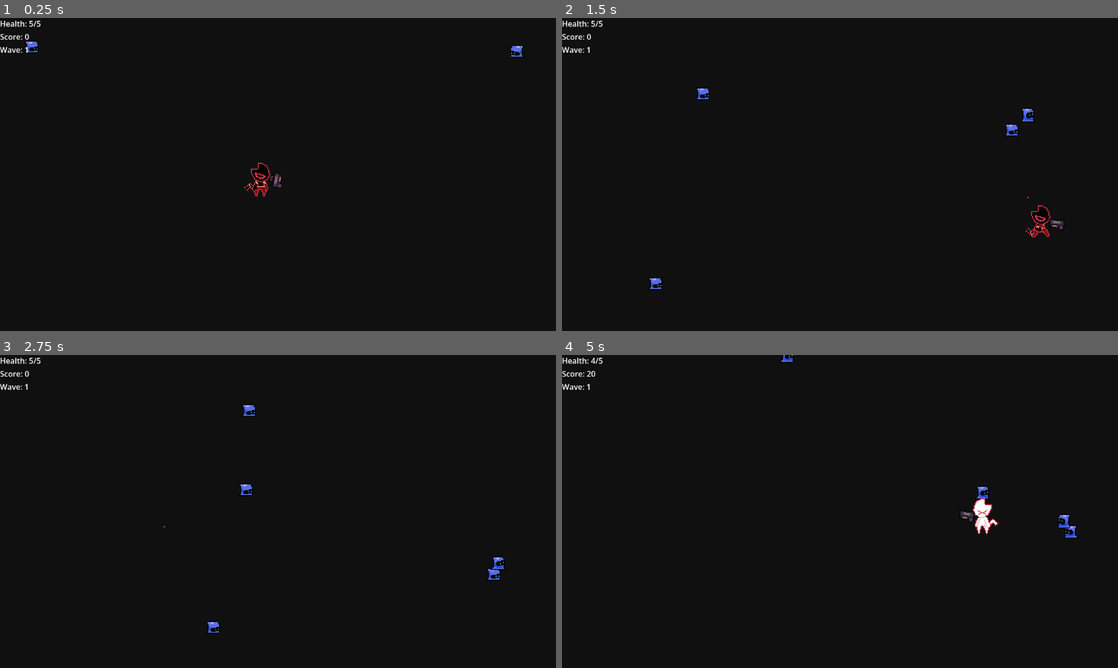
Above: before the commit, frames 1-4 (two rows, left to right).
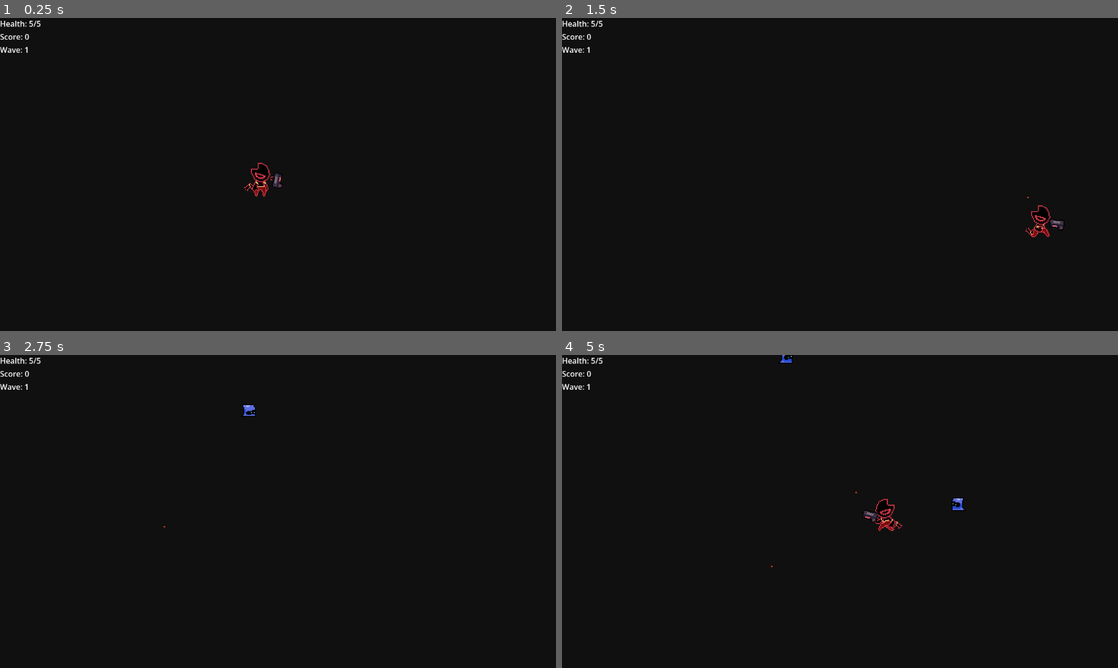
Above: after the commit, the same moments.

Repository: LucMat50/CS4800_ClassProject
Game: Godot game, scene res://scenes/main_game.tscn
Two runs of this game, one before a commit and one after it. Both use one fixed random seed, a clock stepped at 60 frames per second and the inputs below. This scene is started directly instead of the project's main scene.
Inputs (mouse positions are in pixels of both pictures, inside the frame that each line leads up to):
- Up to frame 1 (0.25 s): no input
- Up to frame 2 (1.5 s): move the mouse to (962, 158) at 0.52 s; hold Right (move_right) 0.53-1.28 s; hold Shift (run) 0.53-1.28 s; move the mouse to (728, 190) at 1.27 s; hold Down (move_down) from 1.28 s (still down); tap Space (shoot) at 1.35 s
- Up to frame 3 (2.75 s): move the mouse to (333, 442) at 2.02 s; release Down (move_down) at 2.03 s; hold Right (move_right) from 2.03 s (still down); hold Shift (run) from 2.03 s (still down)
- Up to frame 4 (5 s): move the mouse to (812, 574) at 2.77 s; release Right (move_right) at 2.78 s; release Shift (run) at 2.78 s; hold Up (move_up) 2.78-3.53 s; tap Space (shoot) at 2.85, 4.35 s; move the mouse to (1006, 558) at 3.52 s; hold Shift (run) 3.53-4.28 s; hold Left (move_left) from 3.53 s (still down); move the mouse to (673, 464) at 4.27 s

The runs differ from the first frame. In frame 1, 0.1% of the frame differs, in the area x 4-94%, y 7-13%; in frame 2, 0.2%; in frame 3, 0.2%; in frame 4, 0.8%, in the area x 4-93%, y 0-68%.
Error after the commit: Invalid call. Nonexistent function 'get_children' in base 'Nil'. (res://scripts/GameManager.gd:41)

Commit message:
fixing root node errors

Diff:
--- a/cs-4800-unnamed-game/scenes/main_game.tscn
+++ b/cs-4800-unnamed-game/scenes/main_game.tscn
@@ -95,8 +95,3 @@
 
 [node name="GameManager" type="Node" parent="." unique_id=712264874]
 script = ExtResource("3_d2op2")
-time_between_spawns = null
-time_between_waves = null
-base_enemies_per_wave = null
-additional_enemies_per_wave = null
-boss_wave = null
--- a/cs-4800-unnamed-game/scripts/GameManager.gd
+++ b/cs-4800-unnamed-game/scripts/GameManager.gd
@@ -27,10 +27,10 @@
 var current_ai_state: String = "Normal"
 
 @onready var main = get_tree().current_scene
-@onready var player = main.get_node("Player")
-@onready var enemy_container = main.get_node("Enemies")
-@onready var spawn_points_parent = main.get_node("SpawnPoints")
-@onready var hud = main.get_node("HUD")
+@onready var player = null
+@onready var enemy_container = null
+@onready var spawn_points_parent = null
+@onready var hud = null
 
 
 var spawn_points: Array[Marker2D] = []
--- a/cs-4800-unnamed-game/scripts/HUD.gd
+++ b/cs-4800-unnamed-game/scripts/HUD.gd
@@ -11,6 +11,7 @@
 @onready var quit_button = $CenterContainer/VBoxContainer/QuitButton
 
 func _ready() -> void:
+	GameManager.hud = self
 	process_mode = Node.PROCESS_MODE_ALWAYS  # important for buttons when paused
 
 	if game_over_label != null:
--- a/cs-4800-unnamed-game/scripts/player.gd
+++ b/cs-4800-unnamed-game/scripts/player.gd
@@ -20,6 +20,7 @@
 @onready var animate = $Character/AnimationPlayer
 
 func _ready() -> void:
+	GameManager.player = self
 	add_to_group("Player")
 	current_health = MAX_HEALTH
 	health_changed.emit(current_health, MAX_HEALTH)
